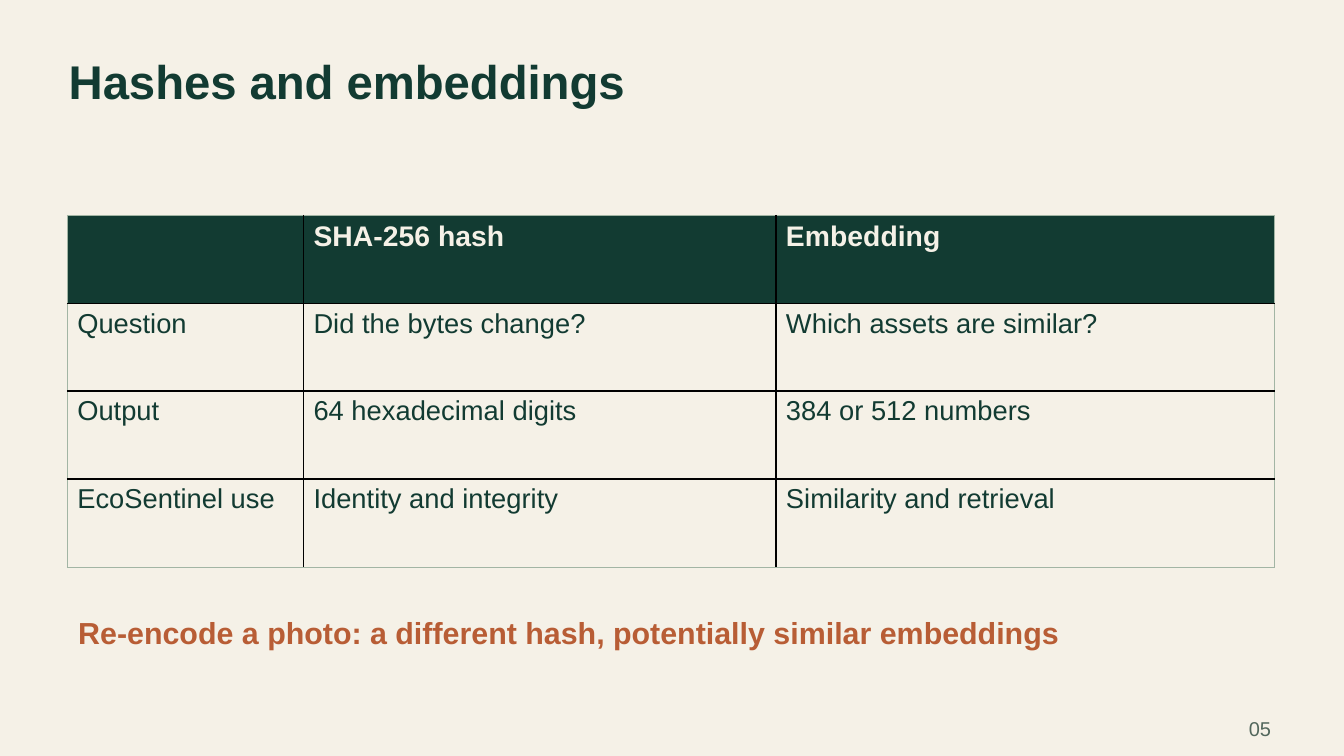
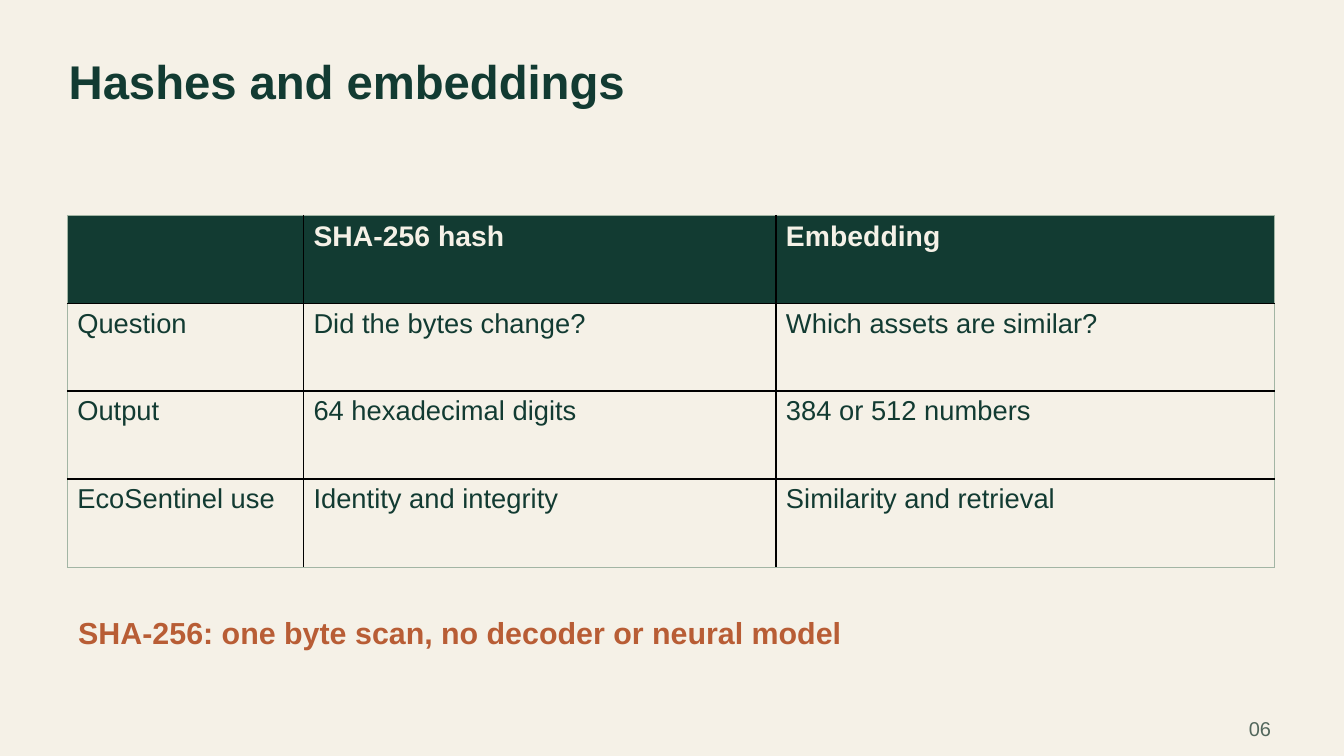
Before and after one commit to SambhavMayani/ADSBDB, a slide deck: slide 6 of docs/presentation/EcoSentinel_presentation.pptx (slide 5 before the commit). Drawn at 1344x756 pixels with LibreOffice and Linux fonts; fonts in the diff are those of the drawing. Boxes give left, top, right and bottom in pixels: in the first picture for what was removed or moved away, otherwise in the second. Text is boxed around its words. In the diff, an @@ line names an element or a change of style, - is before the commit and + after.

```diff
--- a/docs/presentation/EcoSentinel_presentation.pptx
+++ b/docs/presentation/EcoSentinel_presentation.pptx
@@ text at [78,622,841,650]: text changed @@
-Re-encode a photo: a different hash, potentially similar embeddings
+SHA-256: one byte scan, no decoder or neural model
@@ text at [1249,722,1271,736]: text changed @@
-05
+06
```
Also in this commit, not shown: 19 other slides changed, 1 slide added, 29 other files.
